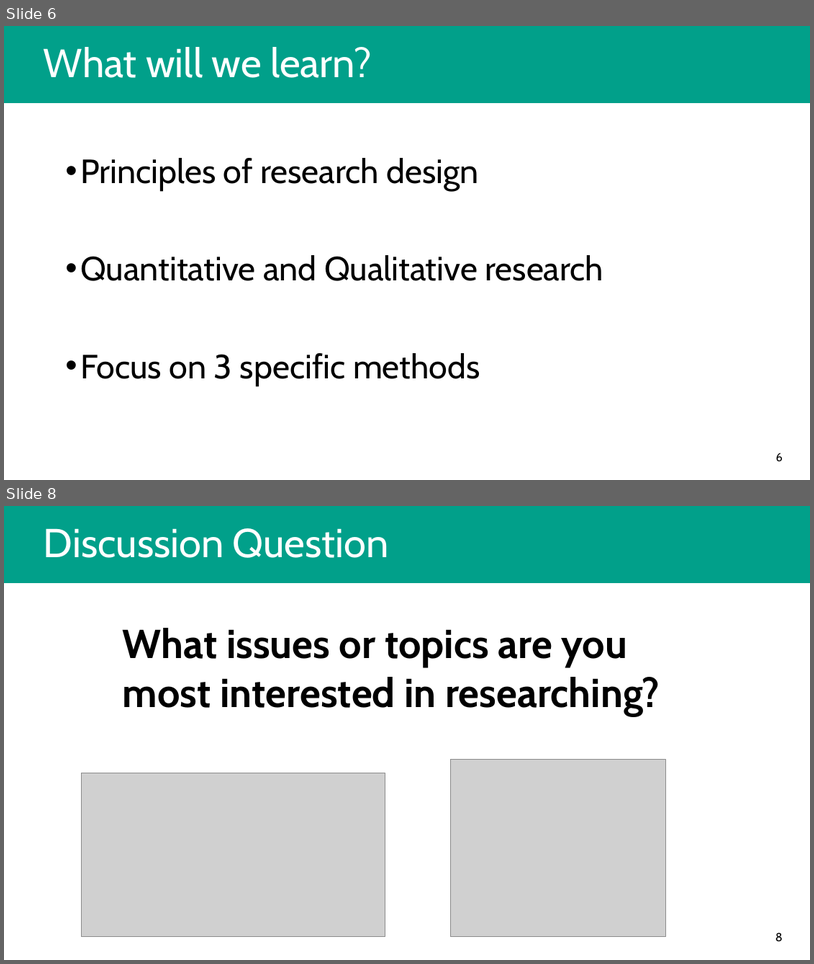
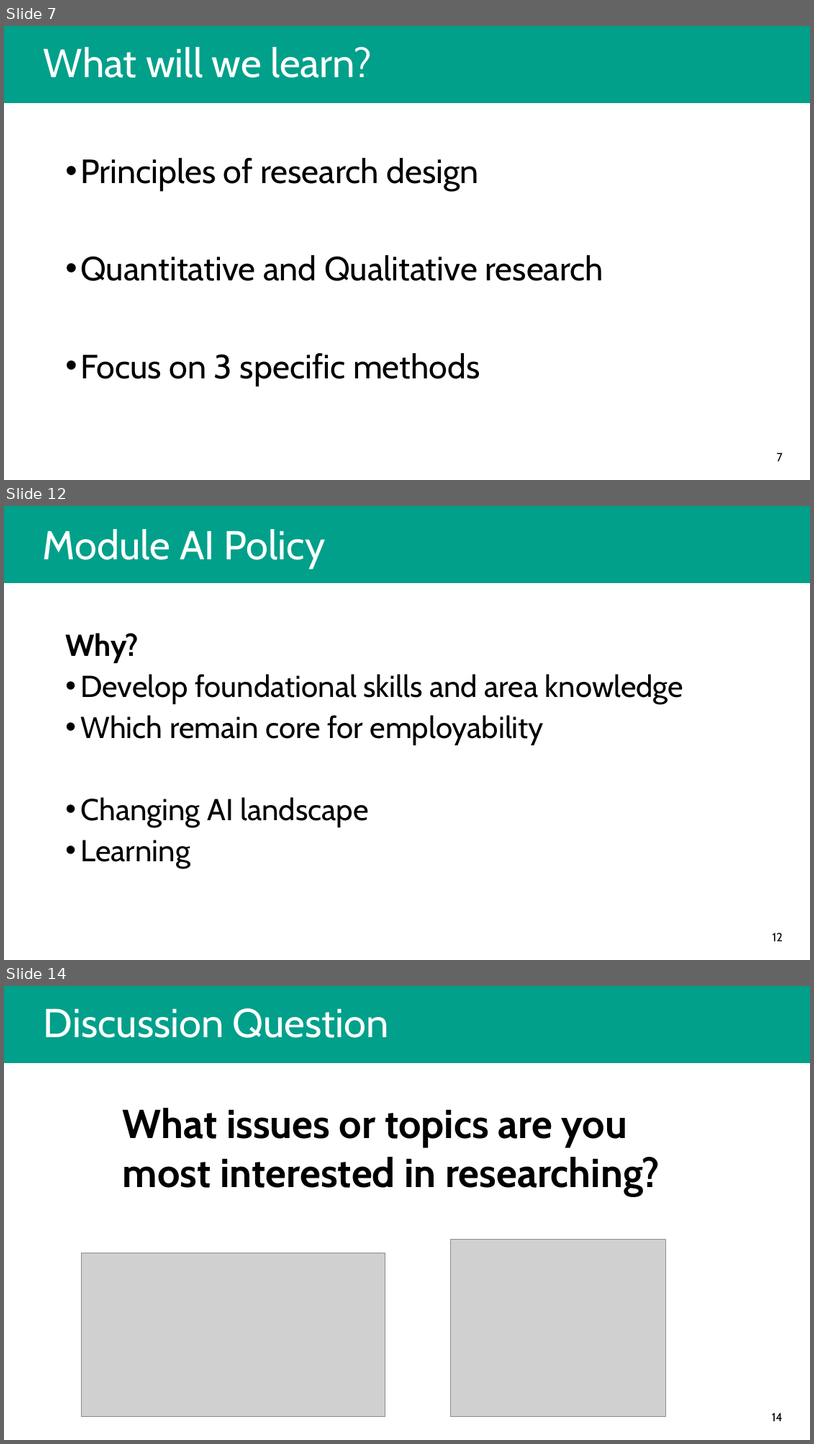
Before and after one commit to bpboyle/pol2017_materials_2026, a slide deck: lecture_slides/POL2017_slides_W01-01_intro.pptx. Shown one above the other, each under a label of ours: slides 6 and 8 before the commit, slides 7, 12 and 14 after it; the slides between them are not shown. The pictures are 814x964 and 814x1444 pixels, drawn with LibreOffice and Linux fonts; fonts in the diff are those of the drawing; grey boxes stand for pictures. Boxes give left, top, right and bottom in pixels: in the first picture for what was removed or moved away, otherwise in the second. Text is boxed around its words. In the diff, an @@ line names an element or a change of style, - is before the commit and + after.

```diff
--- a/lecture_slides/POL2017_slides_W01-01_intro.pptx
+++ b/lecture_slides/POL2017_slides_W01-01_intro.pptx
@@ slide 12 added at box(4, 506, 810, 960), background #FFFFFF @@
@@ rectangle added at box(4, 506, 810, 582), fill #01A08A, outline #01A08A 1 pt @@
@@ title added at box(43, 529, 326, 568), 48 pt, text #FFFFFF @@
+Module AI Policy
@@ text added at box(65, 633, 684, 868), 36 pt, text #000000 @@
+Why?
+• Develop foundational skills and area knowledge
+• Which remain core for employability
+• Changing AI landscape
+• Learning
@@ page number added at box(773, 932, 783, 941), 14 pt, text #000000 @@
+12
@@ what was slide 6 is now slide 7 @@
@@ page number at box(777, 452, 783, 461): text changed @@
-6
+7
@@ what was slide 8 is now slide 14 @@
@@ page number at box(772, 1412, 783, 1421): text changed @@
-8
+14
```
Also in this commit, not shown: 10 slides changed, 3 other slides added.
